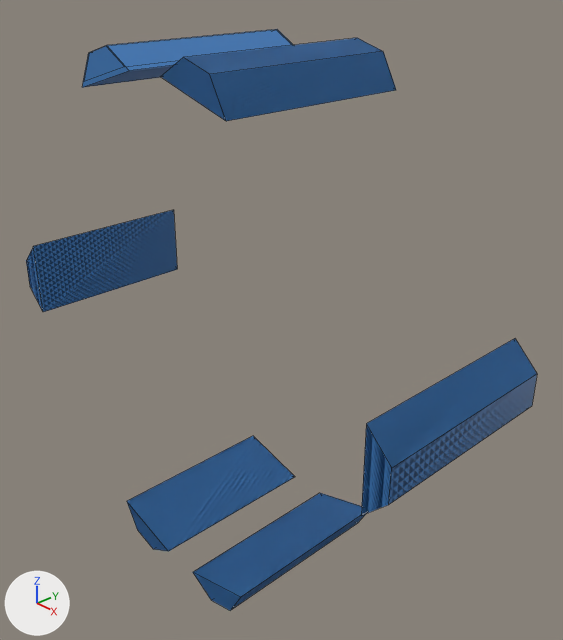
Before and after pictures for a commit that changed the Blender file models/blend_files/magnetic_pole_v2.blend.
One viewpoint serves both versions: a 50 mm lens placed at (0.1789, -0.1509, 0.114), pointed at (0.0083, 0.0096, 0.001). The lights are fixed; the arrows at lower left show +X, +Y and +Z. Mesh edges are drawn as thin lines.

In view in the first picture: 'magnetic pole.001', 'magnetic pole.002', 'magnetic pole.007', 'magnetic pole.008', 'magnetic pole.009', 'magnetic pole.010'.
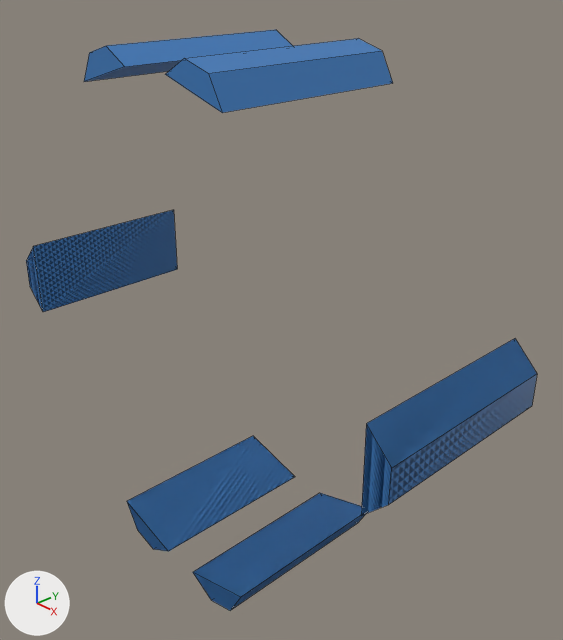
What differs and where, as boxes (x1, y1, x2, y2) in the pictures (563 x 640 px):
'magnetic pole.002', hidden (blue)
    before: (160, 38, 396, 121)
'magnetic pole.011', reshaped (not visible before)
    after: (165, 38, 393, 113)
'magnetic pole.001', hidden (blue)
    before: (82, 29, 293, 87)
'magnetic pole.012', unchanged, uncovered by the edit
    after: (84, 30, 293, 82)

Edits to the bpy script that builds the scene:
```text
Change me_cube_012:
    where me_cube_012.from_pydata(...)  # 12 vertices, 8 faces; spans x -0.305..0.305, y -0.305..0.305, z -0.305..0.305
    used by ob_magnetic_pole_011; location = (0.02, 0.0, 0.0795); rotation_euler = (1.571, 4.206, 0.0), in degrees (90, 241, 0); scale = (0.0312, 0.0312, 0.104)
    verts and faces of me_cube_012; kept vertices keep their numbers, new ones are numbered from 12
    before: 0 (-0.305, -0.305, -0.305) at pixel (396, 90), 1 (-0.305, -0.305, 0.305) at pixel (226, 121), 2 (0.305, 0.305, -0.305), 3 (0.305, 0.305, 0.305) at pixel (160, 76), 4 (-0.305, -0.305, -0.305) at pixel (396, 90)
    before: 5 (0.305, 0.305, -0.305), 6 (0.305, 0.305, 0.305) at pixel (160, 76), 7 (-0.305, -0.305, 0.305) at pixel (226, 121), 8 (0.305, -0.066, -0.305) at pixel (357, 37), 9 (0.066, -0.305, -0.305) at pixel (383, 51)
    before: 10 (0.066, -0.305, 0.305) at pixel (209, 74), 11 (0.305, -0.066, 0.305) at pixel (183, 57)
    me_cube_012 part 1
    add delete_vertices([*range(0, 12)])  # with the faces that use them
    add verts[12] = (0.078, -0.293, -0.305)  # pixel (382, 50)
    add verts[13] = (0.293, -0.078, -0.305)  # pixel (358, 38)
    add verts[14] = (-0.234, -0.293, -0.305)  # pixel (392, 83)
    add verts[15] = (0.293, 0.234, -0.305)
    add for new, old in zip([*range(16, 20)], [*range(12, 16)]): verts[new] = verts[old] + (0.0, 0.0, 0.61)
    add faces += [(14, 18, 19, 15), (13, 15, 19, 17), (16, 17, 19, 18), (12, 14, 15, 13), (12, 13, 17, 16), (12, 16, 18, 14)]
Change ob_magnetic_pole_001:
    add ob_magnetic_pole_001.hide_set(True)
Change ob_magnetic_pole_002:
    add ob_magnetic_pole_002.hide_set(True)
```
